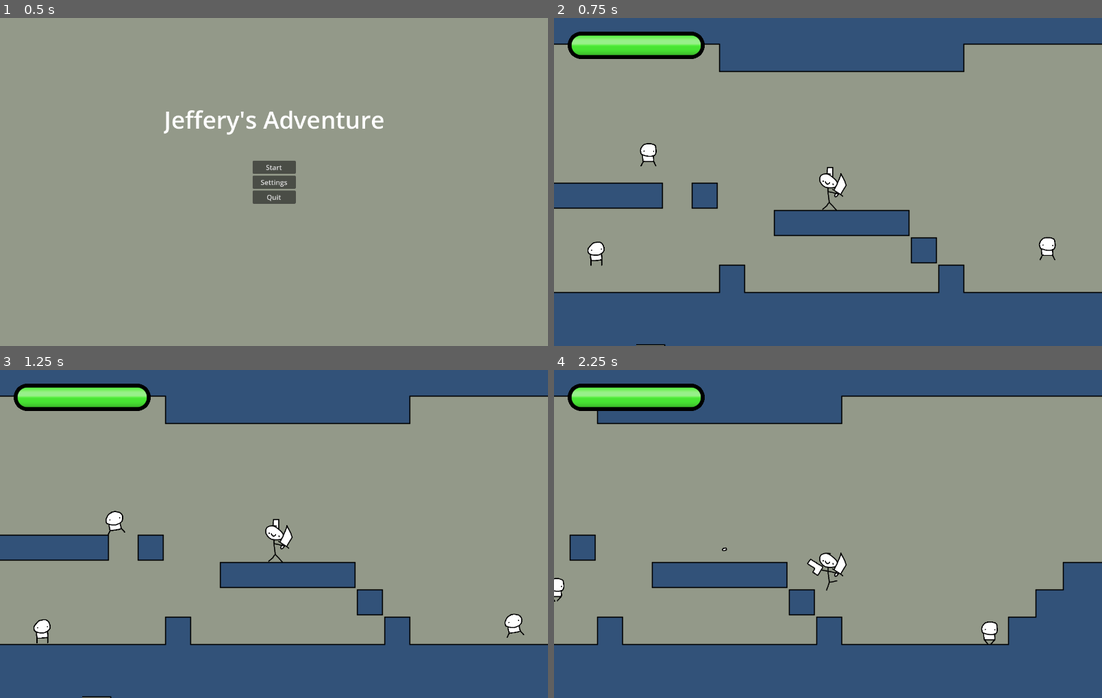
Above: before the commit, frames 1-4 (two rows, left to right).
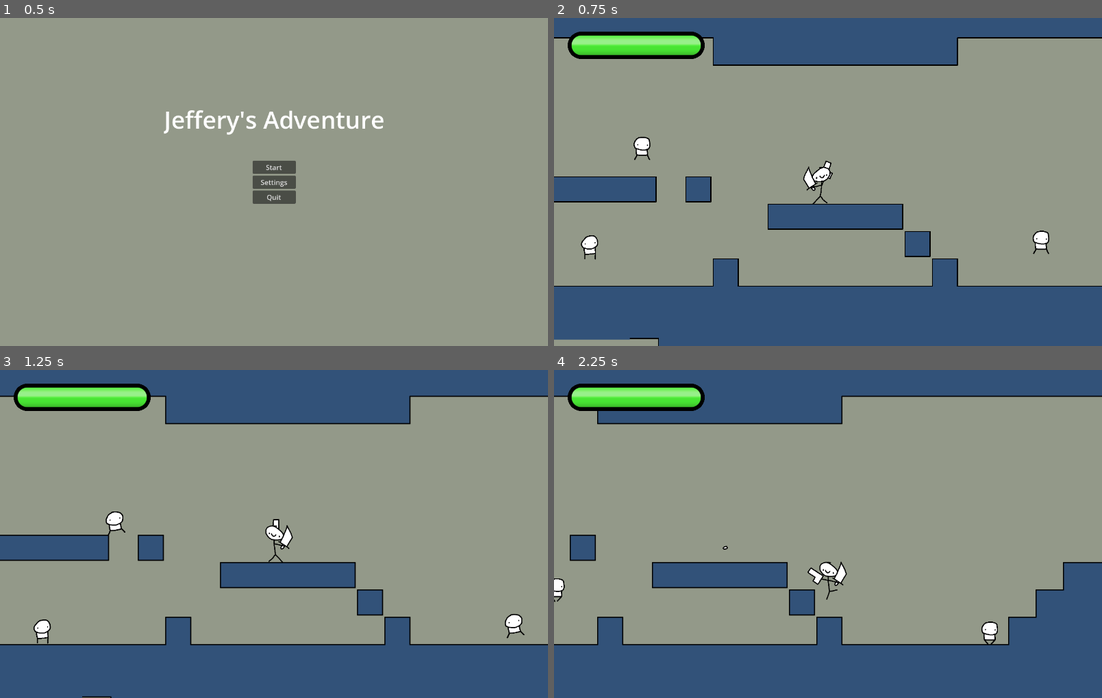
Above: after the commit, the same moments.

Repository: flyguywannadie/JefferyAdventure
Game: Godot game, scene res://Scenes/StartMenu.tscn
Two runs of this game, one before a commit and one after it. Both use one fixed random seed, a clock stepped at 60 frames per second and the inputs below. The engine's default icon, where the game draws it, is replaced by a stand-in: a white triangle on a blue panel in a dark square.
Inputs (mouse positions are in pixels of both pictures, inside the frame that each line leads up to):
- Up to frame 1 (0.5 s): no input
- Up to frame 2 (0.75 s): click "Start" at 0.5 s
- Up to frame 3 (1.25 s): no input
- Up to frame 4 (2.25 s): move the mouse to (948, 517) at 1.27 s; hold Space (jef_Jump) 1.28-2.03 s; hold D (jef_right) from 1.28 s (still down); move the mouse to (718, 550) at 2.02 s; click (718, 550) at 2.1 s

Frame 1 is identical in both runs. In frame 2, 9.1% of the frame differs, in the area x 0-100%, y 5-100%; in frame 3, 0.2%; in frame 4, 0.8%.

Commit message:
Added Screen Shake Effect
screen shake effect and directional platforms

Diff:
--- /dev/null
+++ b/PostProcessShader.gdshader
@@ -0,0 +1,20 @@
+shader_type canvas_item;
+
+uniform sampler2D screen_texture : hint_screen_texture, repeat_disable, filter_nearest;
+
+void vertex() {
+	// Called for every vertex the material is visible on.
+}
+
+void fragment() {
+	//vec4 col = texture(screen_texture, UV + vec2(SCREEN_PIXEL_SIZE) * 2.0) * 0.15;
+	//
+	//col +=  texture(screen_texture, UV + vec2(SCREEN_PIXEL_SIZE)) * 0.12;
+	//
+	//COLOR = col;
+}
+
+//void light() {
+	// Called for every pixel for every light affecting the CanvasItem.
+	// Uncomment to replace the default light processing function with this one.
+//}
--- a/Scenes/Prefabs/Projectiles/Explosion.tscn
+++ b/Scenes/Prefabs/Projectiles/Explosion.tscn
@@ -10,6 +10,7 @@
 [ext_resource type="Texture2D" uid="uid://bq62teevhrmxc" path="res://Textures/ChargeBoss/Explosion/Explosion7.png" id="8_ef82l"]
 [ext_resource type="Texture2D" uid="uid://deaxxmtype3rj" path="res://Textures/ChargeBoss/Explosion/Explosion8.png" id="9_176hl"]
 [ext_resource type="AudioStream" uid="uid://d2i348gd88es4" path="res://Sounds/ExplosionSound.wav" id="10_io764"]
+[ext_resource type="Script" path="res://Scripts/ScreenShakeCauser.gd" id="11_48eca"]
 
 [sub_resource type="RectangleShape2D" id="RectangleShape2D_4im6f"]
 size = Vector2(192, 192)
@@ -115,4 +116,9 @@
 autoplay = true
 max_distance = 10000.0
 
+[node name="ScreenShakeCauser" type="Node2D" parent="."]
+script = ExtResource("11_48eca")
+shakeType = 1
+intensity = 1.0
+
 [connection signal="body_entered" from="." to="." method="_on_body_entered"]
--- a/Scenes/TestFirstScene.tscn
+++ b/Scenes/TestFirstScene.tscn
@@ -1,12 +1,16 @@
-[gd_scene load_steps=8 format=4 uid="uid://yvyx6mtm7sgc"]
+[gd_scene load_steps=10 format=4 uid="uid://yvyx6mtm7sgc"]
 
 [ext_resource type="Script" path="res://Scripts/Room.gd" id="1_irw42"]
 [ext_resource type="PackedScene" uid="uid://bh523bxi5rvi" path="res://Scenes/Prefabs/camera_track.tscn" id="4_4j1fo"]
 [ext_resource type="PackedScene" uid="uid://soputgv8t7rk" path="res://Scenes/Prefabs/CamTrackSwitch.tscn" id="5_xoiql"]
 [ext_resource type="PackedScene" uid="uid://dc2oo5d4e4gee" path="res://Scenes/Prefabs/testguybounce.tscn" id="6_sbjgi"]
 [ext_resource type="Script" path="res://Scripts/GameStateChange.gd" id="7_dfbi7"]
+[ext_resource type="Texture2D" uid="uid://cab61l5aahjll" path="res://Textures/Gun.png" id="8_tw4us"]
 [ext_resource type="TileSet" uid="uid://khxjqjugnsov" path="res://Tilemaps/TestTileMap.tres" id="8_yuprv"]
 [ext_resource type="PackedScene" uid="uid://v42kviymhbdq" path="res://Scenes/Prefabs/doorway.tscn" id="9_tuu40"]
+
+[sub_resource type="RectangleShape2D" id="RectangleShape2D_86lke"]
+size = Vector2(512, 64)
 
 [node name="FirstScene" type="Node2D" node_paths=PackedStringArray("camTracks", "checkpoint", "stateChanges")]
 script = ExtResource("1_irw42")
@@ -115,3 +119,31 @@
 
 [node name="Restart" type="Node2D" parent="."]
 position = Vector2(0, 64)
+
+[node name="StaticBody2D2" type="StaticBody2D" parent="."]
+position = Vector2(3008, 320)
+collision_layer = 31
+
+[node name="CollisionShape2D" type="CollisionShape2D" parent="StaticBody2D2"]
+position = Vector2(0, 32)
+shape = SubResource("RectangleShape2D_86lke")
+one_way_collision = true
+
+[node name="test" type="Sprite2D" parent="StaticBody2D2"]
+position = Vector2(-17, 14)
+scale = Vector2(7.16, 0.43)
+texture = ExtResource("8_tw4us")
+
+[node name="StaticBody2D" type="StaticBody2D" parent="."]
+position = Vector2(3008, 640)
+collision_layer = 31
+
+[node name="CollisionShape2D" type="CollisionShape2D" parent="StaticBody2D"]
+position = Vector2(0, 32)
+shape = SubResource("RectangleShape2D_86lke")
+one_way_collision = true
+
+[node name="test" type="Sprite2D" parent="StaticBody2D"]
+position = Vector2(-17, 14)
+scale = Vector2(7.16, 0.43)
+texture = ExtResource("8_tw4us")
--- a/Scenes/TestSecondScene.tscn
+++ b/Scenes/TestSecondScene.tscn
@@ -93,9 +93,10 @@
 [sub_resource type="RectangleShape2D" id="RectangleShape2D_lfeif"]
 size = Vector2(52.25, 86.5)
 
-[node name="SecondScene" type="Node2D" node_paths=PackedStringArray("camTracks", "stateChanges")]
+[node name="SecondScene" type="Node2D" node_paths=PackedStringArray("camTracks", "checkpoint", "stateChanges")]
 script = ExtResource("1_27lyf")
 camTracks = [NodePath("CameraTrack")]
+checkpoint = NodePath("CheckPoint")
 stateChanges = NodePath("Changes")
 
 [node name="2ndRoomTest" type="TileMapLayer" parent="."]
@@ -192,4 +193,7 @@
 tile_map_data = PackedByteArray("AABOACMAAQABAAEAAABOACIAAQABAAMAAABPACIAAQAAAAAAAABPACMAAQADAAIAAABXACEAAQAAAAAAAABWAC …(384 unchanged characters)…
 tile_set = ExtResource("2_j2dbk")
 
+[node name="CheckPoint" type="Node2D" parent="."]
+position = Vector2(9024, 4096)
+
 [connection signal="body_entered" from="Changes/Big Enemy Deadly/God/Damage" to="Changes/Big Enemy Deadly/God/Damage" method="_on_body_entered"]
--- a/Scenes/node_2d.tscn
+++ b/Scenes/node_2d.tscn
@@ -1,12 +1,13 @@
-[gd_scene load_steps=27 format=3 uid="uid://cgi22rw2oexdx"]
+[gd_scene load_steps=29 format=3 uid="uid://cgi22rw2oexdx"]
 
 [ext_resource type="Texture2D" uid="uid://bvt75qhwokvfg" path="res://whitebox.png" id="2_mxtlc"]
+[ext_resource type="Shader" path="res://PostProcessShader.gdshader" id="4_7nfid"]
 [ext_resource type="PackedScene" uid="uid://bwib2ihjobuvm" path="res://Scenes/Prefabs/jeffery.tscn" id="4_oebhw"]
 [ext_resource type="Script" path="res://Scripts/CameraScript.gd" id="7_2u6g4"]
 [ext_resource type="Script" path="res://Scripts/PauseMenu.gd" id="11_1d1kq"]
 [ext_resource type="Shader" path="res://FadingShader.gdshader" id="11_swtah"]
 [ext_resource type="Texture2D" uid="uid://00pjhuxgfex0" path="res://Textures/GameOverBackWall.png" id="12_6lrp0"]
-[ext_resource type="Script" path="res://Scenes/DeathScreen.gd" id="12_bf6tn"]
+[ext_resource type="Script" path="res://Scripts/DeathScreen.gd" id="12_bf6tn"]
 [ext_resource type="Script" path="res://Scripts/EvolutionScreen.gd" id="12_cvh8f"]
 [ext_resource type="Texture2D" uid="uid://d2tw5irnrwf6k" path="res://Textures/JefferyGameOver.png" id="12_x30i3"]
 [ext_resource type="Texture2D" uid="uid://cq67xj1g1bm8q" path="res://Textures/SwordEvoButton.png" id="13_1tk7r"]
@@ -16,8 +17,8 @@
 [ext_resource type="Texture2D" uid="uid://citn2xtmb77e3" path="res://Textures/healthbar.png" id="15_p44oh"]
 [ext_resource type="Shader" path="res://SDFExample.gdshader" id="16_d37y0"]
 [ext_resource type="Texture2D" uid="uid://dqgv2ia0li61e" path="res://Textures/GunEvoButtonHover.png" id="16_vvsn2"]
-[ext_resource type="Script" path="res://Healthbar.gd" id="16_xu1u0"]
-[ext_resource type="Script" path="res://BossHealthbar.gd" id="18_5cy5a"]
+[ext_resource type="Script" path="res://Scripts/Healthbar.gd" id="16_xu1u0"]
+[ext_resource type="Script" path="res://Scripts/BossHealthbar.gd" id="18_5cy5a"]
 
 [sub_resource type="ShaderMaterial" id="ShaderMaterial_dp4uq"]
 shader = ExtResource("11_swtah")
@@ -156,6 +157,9 @@
 shader_parameter/borderSize = 0.3
 shader_parameter/Test = ExtResource("15_p44oh")
 
+[sub_resource type="ShaderMaterial" id="ShaderMaterial_q3wrm"]
+shader = ExtResource("4_7nfid")
+
 [node name="Node2D" type="Node2D"]
 
 [node name="Jeffery" parent="." instance=ExtResource("4_oebhw")]
@@ -167,6 +171,7 @@
 zoom = Vector2(0.5, 0.5)
 script = ExtResource("7_2u6g4")
 toFollow = NodePath("../Jeffery")
+shakeIntensity = 0.5
 
 [node name="Sprite2D" type="Sprite2D" parent="Camera2D"]
 visible = false
@@ -426,6 +431,19 @@
 scale = Vector2(-1, 1)
 script = ExtResource("18_5cy5a")
 
+[node name="PostProcess" type="CanvasLayer" parent="."]
+visible = false
+
+[node name="PostProcess" type="ColorRect" parent="PostProcess"]
+z_index = -1
+z_as_relative = false
+material = SubResource("ShaderMaterial_q3wrm")
+anchors_preset = 15
+anchor_right = 1.0
+anchor_bottom = 1.0
+grow_horizontal = 2
+grow_vertical = 2
+
 [connection signal="pressed" from="CanvasLayer/PauseMenu/MarginContainer/HBoxContainer/VBoxContainer/Resume" to="CanvasLayer/PauseMenu" method="_on_resume_pressed"]
 [connection signal="pressed" from="CanvasLayer/PauseMenu/MarginContainer/HBoxContainer/VBoxContainer/Back To Title" to="CanvasLayer/PauseMenu" method="_on_back_to_title_pressed"]
 [connection signal="pressed" from="CanvasLayer/EvolutionScreen/MarginContainer/HBoxContainer/Sword/TextureButton" to="CanvasLayer/EvolutionScreen" method="_on_Sword_button_pressed"]
--- a/Scripts/CameraScript.gd
+++ b/Scripts/CameraScript.gd
@@ -8,6 +8,11 @@
 
 var changeProgress: float = 0.0
 
+# screen shake stuff
+@export var shakeIntensity: float = 0.0
+var shakeOffset: Vector2
+var shakeAmount : Vector2 = Vector2(50.0,50.0)
+
 # Called when the node enters the scene tree for the first time.
 func _ready() -> void:
 	GameManager.SetGameCamera(self)
@@ -16,6 +21,12 @@
 
 # Called every frame. 'delta' is the elapsed time since the previous frame.
 func _process(delta: float) -> void:
+
+	if (shakeIntensity > 0) :
+		shakeIntensity -= delta
+		shakeOffset = shakeAmount * shakeIntensity
+
+
 
 	if (currentTrack != null && toFollow != null):
 		# move the camera to desired location relative to player
@@ -43,6 +54,12 @@
 		position = currentTrack.placeVectorWithinBounds(toFollow.position) + followOffset
 
 		#followPreviousPosition = toFollow.position
+	position += shakeOffset
+	pass
+
+func ScreenShake(dir: Vector2, intensity: float):
+	shakeIntensity = intensity
+	shakeAmount = dir * 50.0
 	pass
 
 func changeTrack(newTrack: CamTrack) -> void:
--- a/Scripts/GameManager.gd
+++ b/Scripts/GameManager.gd
@@ -133,6 +133,16 @@
 
 	pass
 
+func ShakeScreenDirection(emitterpos: Vector2, intensity: float) -> void:
+	camera.ScreenShake((jeffery.global_position - emitterpos).normalized(), intensity)
+
+func ShakeScreen(intensity: float) -> void:
+	camera.ScreenShake(Vector2(randf_range(-1.0, 1.0),randf_range(-1.0, 1.0)).normalized(), intensity)
+
+func _input(event: InputEvent) -> void:
+	pass
+
+
 # Called every frame. 'delta' is the elapsed time since the previous frame.
 func _process(delta: float) -> void:
 
--- a/Scripts/Jeffery.gd
+++ b/Scripts/Jeffery.gd
@@ -87,12 +87,15 @@
 		onGround = true
 
 	if (Input.is_action_just_pressed("jef_Jump") && onGround):
-		onGround = false
-		cayoteTime = -1
-		addMovement(0,-jumpPower/1.5)
-		jumpTimer = 0.15
+		if (Input.is_action_pressed("jef_down") || Input.is_action_just_pressed("jef_down")) :
+			position.y += 1
+		else:
+			onGround = false
+			cayoteTime = -1
+			addMovement(0,-jumpPower/1.5)
+			jumpTimer = 0.15
 	if (Input.is_action_pressed("jef_Jump") && jumpTimer > 0):
-		addMovement(0,-jumpPower/20.0)
+		addMovement(0,-jumpPower/19.0)
 		jumpTimer -= delta
 	if (Input.is_action_just_released("jef_Jump")):
 		jumpTimer = 0
--- /dev/null
+++ b/Scripts/ScreenShakeCauser.gd
@@ -0,0 +1,18 @@
+extends Node2D
+class_name ScreenShakeCauser
+
+enum ShakeTypes { DEFAULT, DIRECTION}
+#@export var onReady
+
+@export var shakeType: ShakeTypes
+@export var intensity: float
+
+func _ready() -> void:
+	Shake()
+
+func Shake() -> void:
+	match (shakeType):
+		ShakeTypes.DEFAULT:
+			GameManager.ShakeScreen(intensity)
+		ShakeTypes.DIRECTION:
+			GameManager.ShakeScreenDirection(global_position,intensity)
Not shown: 1 places in Scenes/Prefabs/Projectiles/Explosion.tscn that only renumber resources
Renamed: BossHealthbar.gd -> Scripts/BossHealthbar.gd
Renamed: Scenes/DeathScreen.gd -> Scripts/DeathScreen.gd
Renamed: Healthbar.gd -> Scripts/Healthbar.gd
